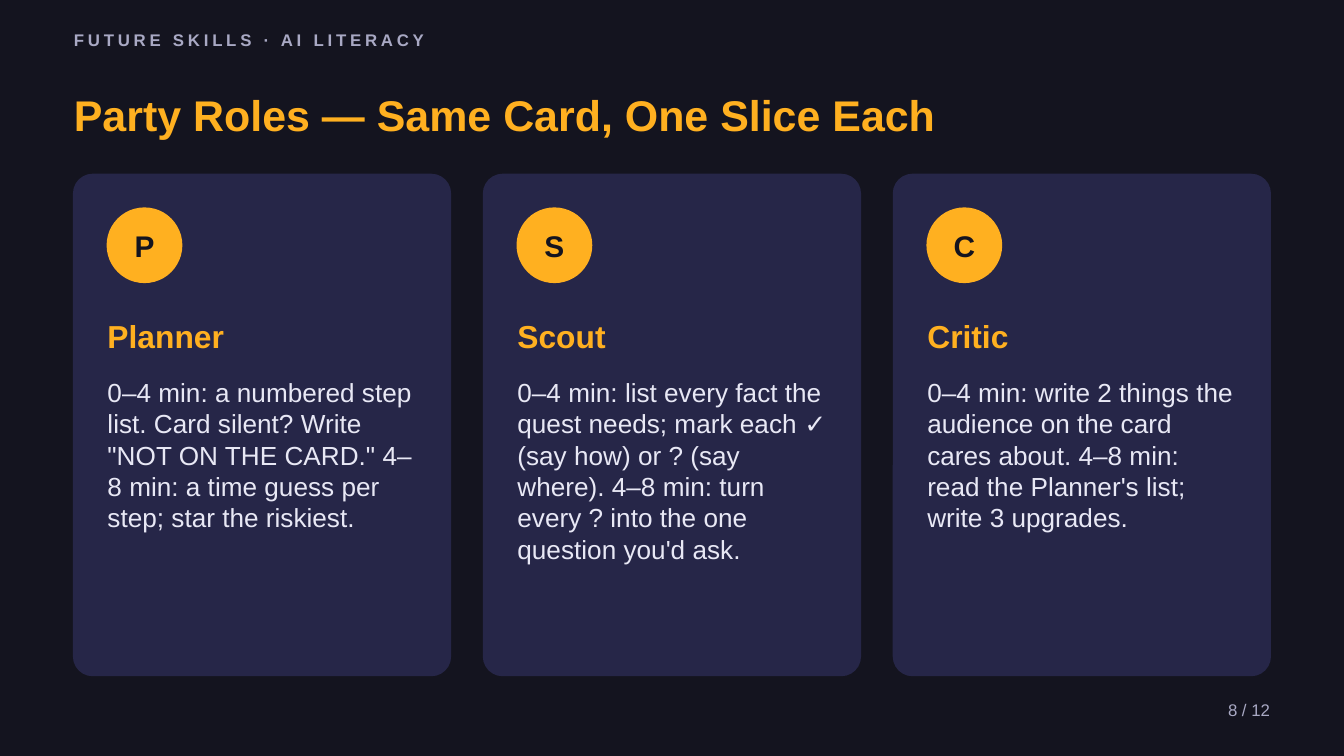
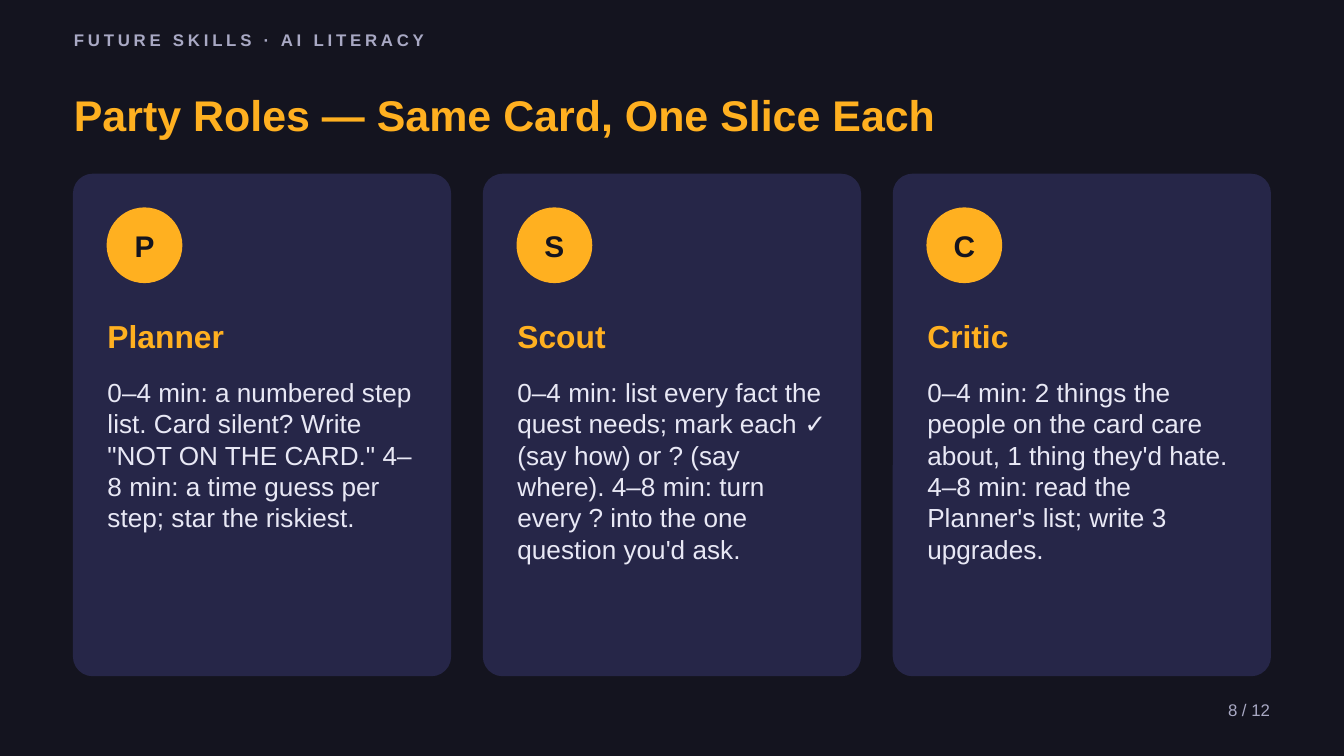
Before and after one commit to phiunit/tptphi, a slide deck: slide 8 of products/ai-agent-intern/dist/Lead Your AI Squad - Slides.pptx. Drawn at 1344x756 pixels with LibreOffice and Linux fonts; fonts in the diff are those of the drawing. Boxes give left, top, right and bottom in pixels: in the first picture for what was removed or moved away, otherwise in the second. Text is boxed around its words. In the diff, an @@ line names an element or a change of style, - is before the commit and + after.

```diff
--- a/products/ai-agent-intern/dist/Lead Your AI Squad - Slides.pptx
+++ b/products/ai-agent-intern/dist/Lead Your AI Squad - Slides.pptx
@@ text at (927,383,1227,565): text changed @@
-0–4 min: write 2 things the audience on the card cares about. 4–8 min: read the Planner's list; write 3 upgrades.
+0–4 min: 2 things the people on the card care about, 1 thing they'd hate. 4–8 min: read the Planner's list; write 3 upgrades.
```
Also in this commit, not shown: 9 other slides changed, 32 other files.
